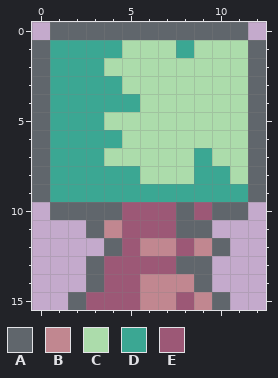
Edited in one commit: pixel-art file (sprites/tree-2.aseprite). Above, as it was before the edit.
13x16 pixels, 1 frame.
Palette (. is transparent): A #60666c  B #c18790  C #acdcab  D #3ba793  E #9c5876
Pixels before, first column x 0:
 0 .AAAAAAAAAAA.
 1 ADDDDCCCDCCCA
 2 ADDDCCCCCCCCA
 3 ADDDDCCCCCCCA
 4 ADDDDDCCCCCCA
 5 ADDDCCCCCCCCA
 6 ADDDDCCCCCCCA
 7 ADDDCCCCCDCCA
 8 ADDDDDCCCDDCA
 9 ADDDDDDDDDDDA
10 .AAAAEEEAEAA.
11 ...ABEEEAA...
12 ....AEBBEBA..
13 ...AEEEEAA...
14 ...AEEBBBA...
15 ..AEEEBBEBA..
Now the later version:
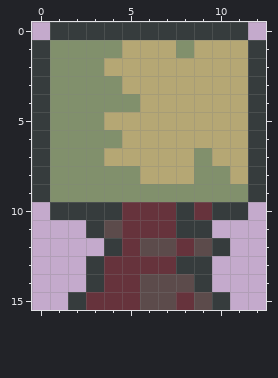
The exact change:
{"colour":"A","old":"#60666c","new":"#363c3d"}
{"colour":"B","old":"#c18790","new":"#5c4b4b"}
{"colour":"C","old":"#acdcab","new":"#b5a774"}
{"colour":"D","old":"#3ba793","new":"#81906c"}
{"colour":"E","old":"#9c5876","new":"#66333c"}
